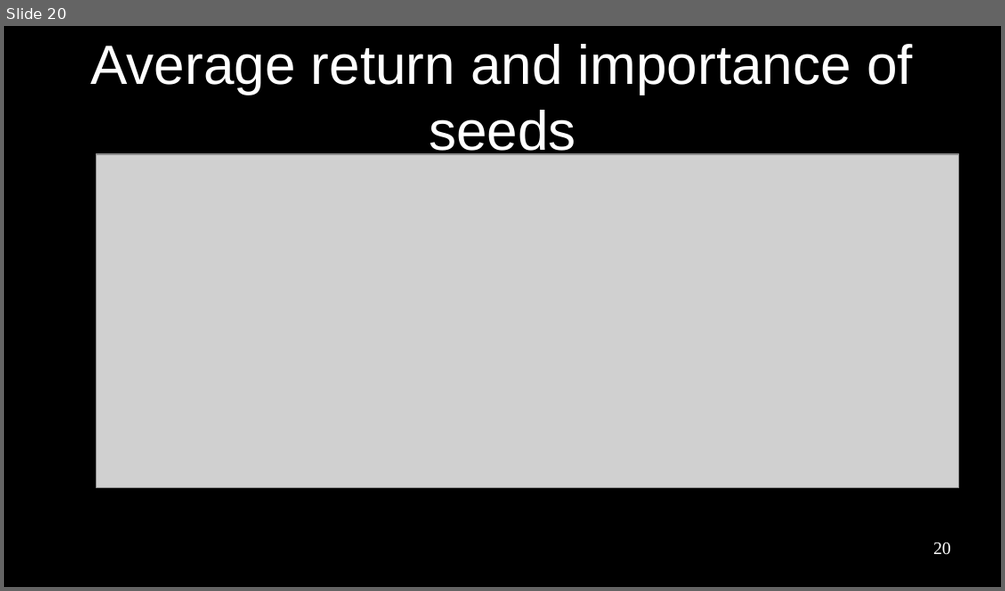
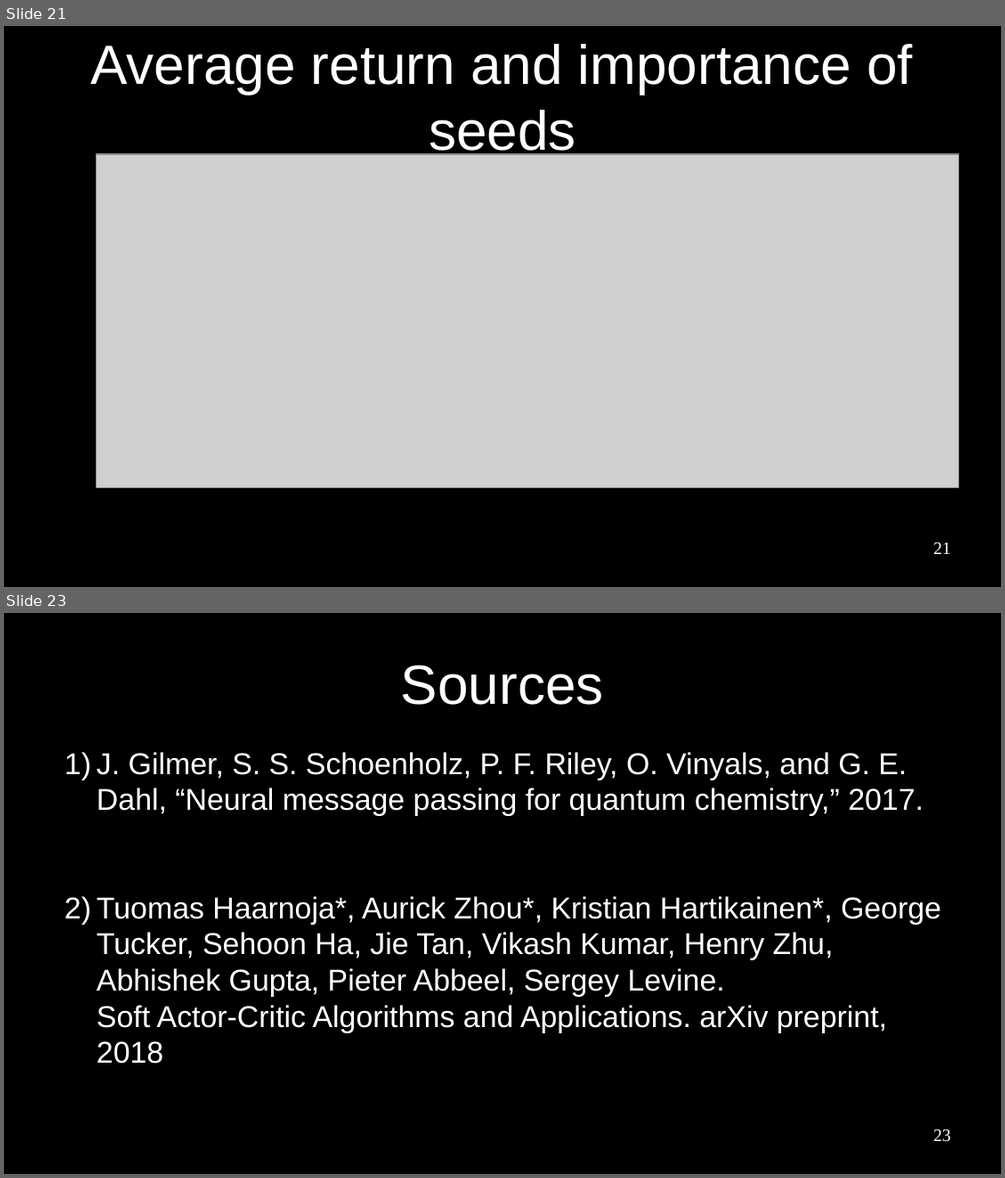
Before and after one commit to paulhfu/sideProject, a slide deck: thesis/presentation/pres.odp. Shown one above the other, each under a label of ours: slide 20 before the commit, slides 21 and 23 after it; the slides between them are not shown. The pictures are 1005x591 and 1005x1178 pixels, drawn with LibreOffice and Linux fonts; fonts in the diff are those of the drawing; grey boxes stand for pictures. Boxes give left, top, right and bottom in pixels: in the first picture for what was removed or moved away, otherwise in the second. Text is boxed around its words. In the diff, an @@ line names an element or a change of style, - is before the commit and + after.

```diff
--- a/thesis/presentation/pres.odp
+++ b/thesis/presentation/pres.odp
@@ slide 23 added at [4, 613, 1001, 1174], background #000000 @@
@@ title added at [401, 665, 604, 705], 44 pt, text #FFFFFF @@
+Sources
@@ text added at [97, 752, 941, 1063], 24 pt, text #FFFFFF @@
+1) J. Gilmer, S. S. Schoenholz, P. F. Riley, O. Vinyals, and G. E. Dahl, “Neural message passing for quantum chemistry,” 2017.
+2) Tuomas Haarnoja*, Aurick Zhou*, Kristian Hartikainen*, George Tucker, Sehoon Ha, Jie Tan, Vikash Kumar, Henry Zhu, Abhishek Gupta, Pieter Abbeel, Sergey Levine.
+   Soft Actor-Critic Algorithms and Applications. arXiv preprint, 2018
@@ page number added at [933, 1129, 951, 1142], 14 pt, text #FFFFFF @@
+23
@@ what was slide 20 is now slide 21 @@
@@ page number at [933, 542, 951, 554]: text changed @@
-20
+21
```
Also in this commit, not shown: 11 slides changed, 3 other slides added, 2 slides removed, 1 other file.
